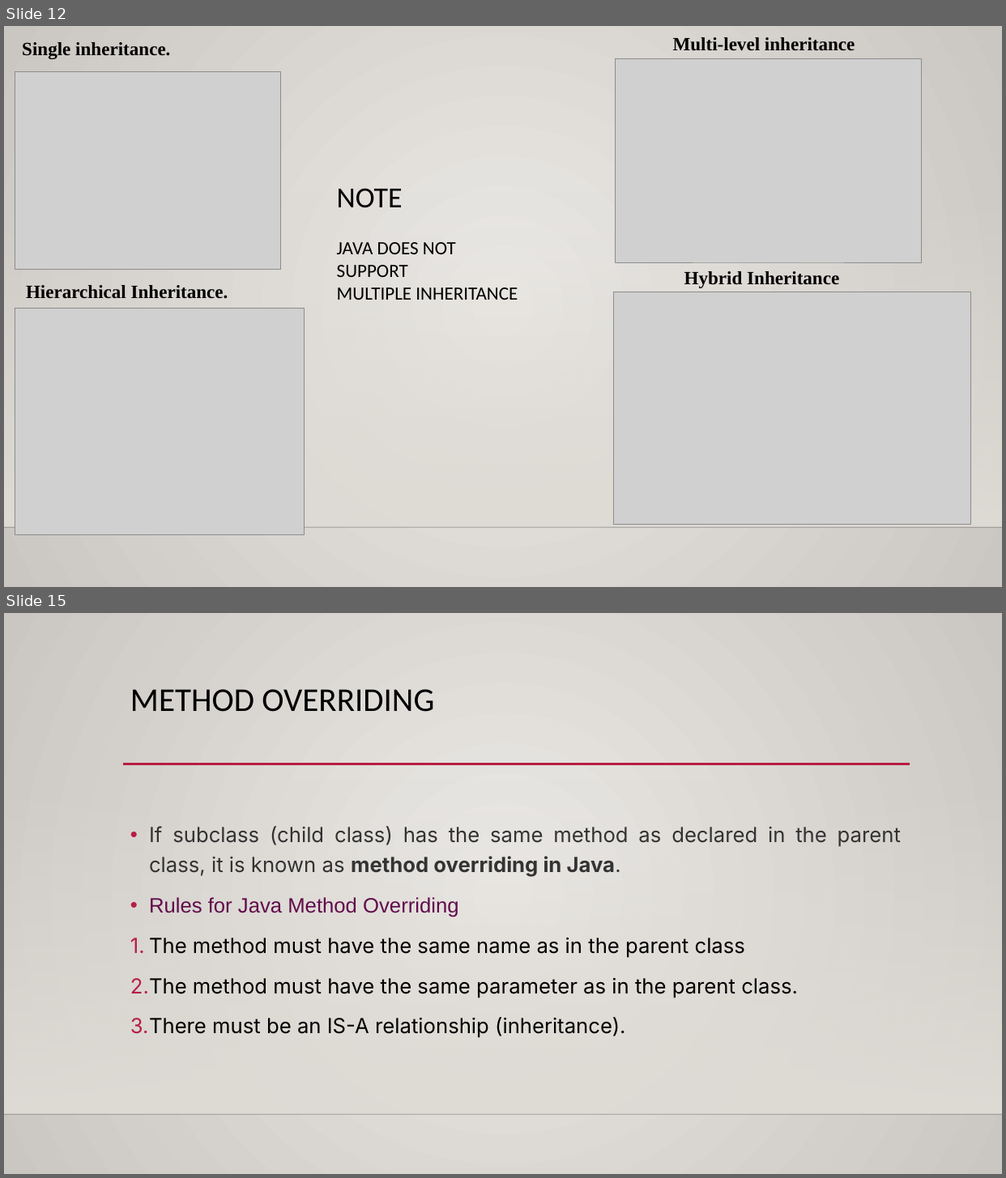
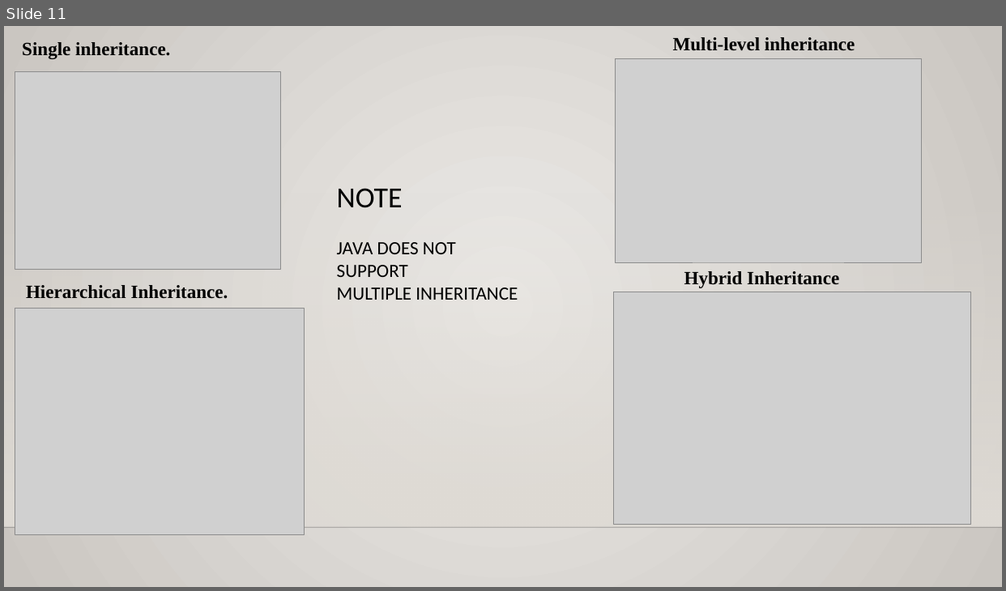
Before and after one commit to 1234Pavankalyan/java-logical-programming, a slide deck: Assignment on oops.pptx. Shown one above the other, each under a label of ours: slides 12 and 15 before the commit, slide 11 after it; the slides between them are not shown. The pictures are 1006x1178 and 1006x591 pixels, drawn with LibreOffice and Linux fonts; fonts in the diff are those of the drawing; grey boxes stand for pictures; background and template pictures are left out. Boxes give left, top, right and bottom in pixels: in the first picture for what was removed or moved away, otherwise in the second. Text is boxed around its words. In the diff, an @@ line names an element or a change of style, - is before the commit and + after.

```diff
--- a/Assignment on oops.pptx
+++ b/Assignment on oops.pptx
@@ slide 15 removed at <box>4,613,1002,1174</box>, background gradient #ECEAE7 to #CAC7C1; not listed: 2 template elements that a slide beside it also shows @@
@@ title removed at <box>130,689,434,712</box> @@
-METHOD OVERRIDING
@@ line removed from (123, 764) to (910, 764) @@
@@ text removed at <box>130,826,901,1038</box> @@
-• If subclass (child class) has the same method as declared in the parent class, it is known as method overriding in Java.
-• Rules for Java Method Overriding
-1. The method must have the same name as in the parent class
-2. The method must have the same parameter as in the parent class.
-3. There must be an IS-A relationship (inheritance).
@@ what was slide 12 is now slide 11 @@
```
Also in this commit, not shown: 6 slides changed, 2 other slides removed.
